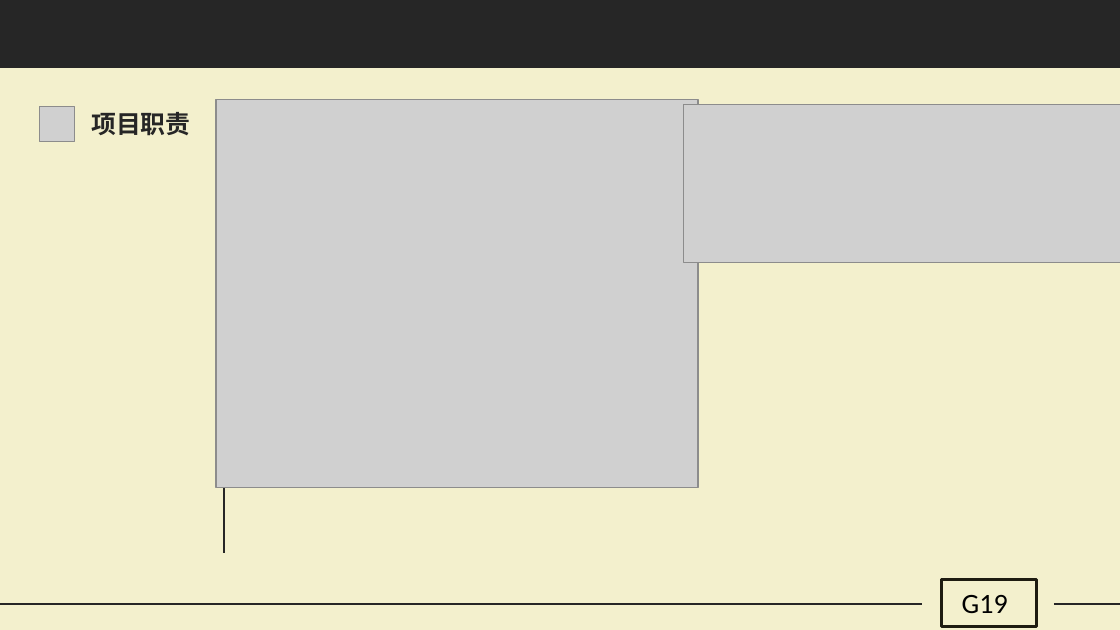
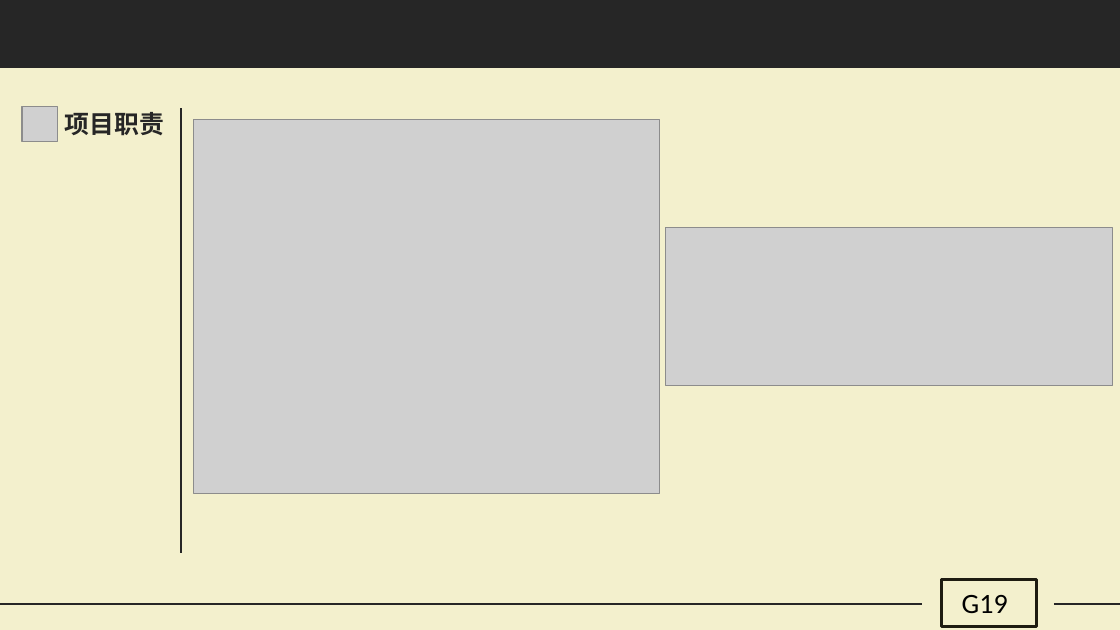
Before and after one commit to G19-Fish/PRD2018-G19, a slide deck: slide 22 of PRD2018-G19-需求项目计划PPT.pptx. Drawn at 1120x630 pixels with LibreOffice and Linux fonts; fonts in the diff are those of the drawing; grey boxes stand for pictures. Boxes give left, top, right and bottom in pixels: in the first picture for what was removed or moved away, otherwise in the second. Text is boxed around its words. In the diff, an @@ line names an element or a change of style, - is before the commit and + after.

```diff
--- a/PRD2018-G19-需求项目计划PPT.pptx
+++ b/PRD2018-G19-需求项目计划PPT.pptx
@@ picture: place and size @@
-picture at [39,106,74,141]
+picture at [22,106,57,141]
@@ text "项目职责": place and size @@
-text "项目职责" at [91,112,190,136]
+text "项目职责" at [65,112,164,136]
@@ line moved from (224, 108) - (224, 553) to (180, 108) - (180, 553) @@
@@ picture: place and size @@
-picture at [216,100,698,487]
+picture at [194,119,660,493]
@@ picture: place and size @@
-picture at [683,104,1120,262]
+picture at [665,227,1112,385]
```
Also in this commit, not shown: 32 other slides changed, 6 slides added, 1 slide removed.
